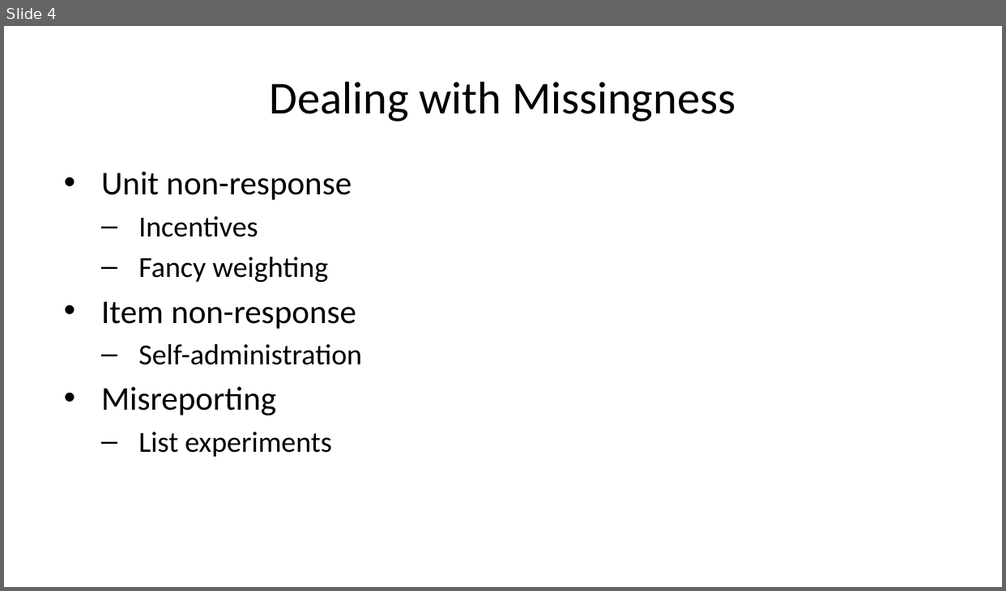
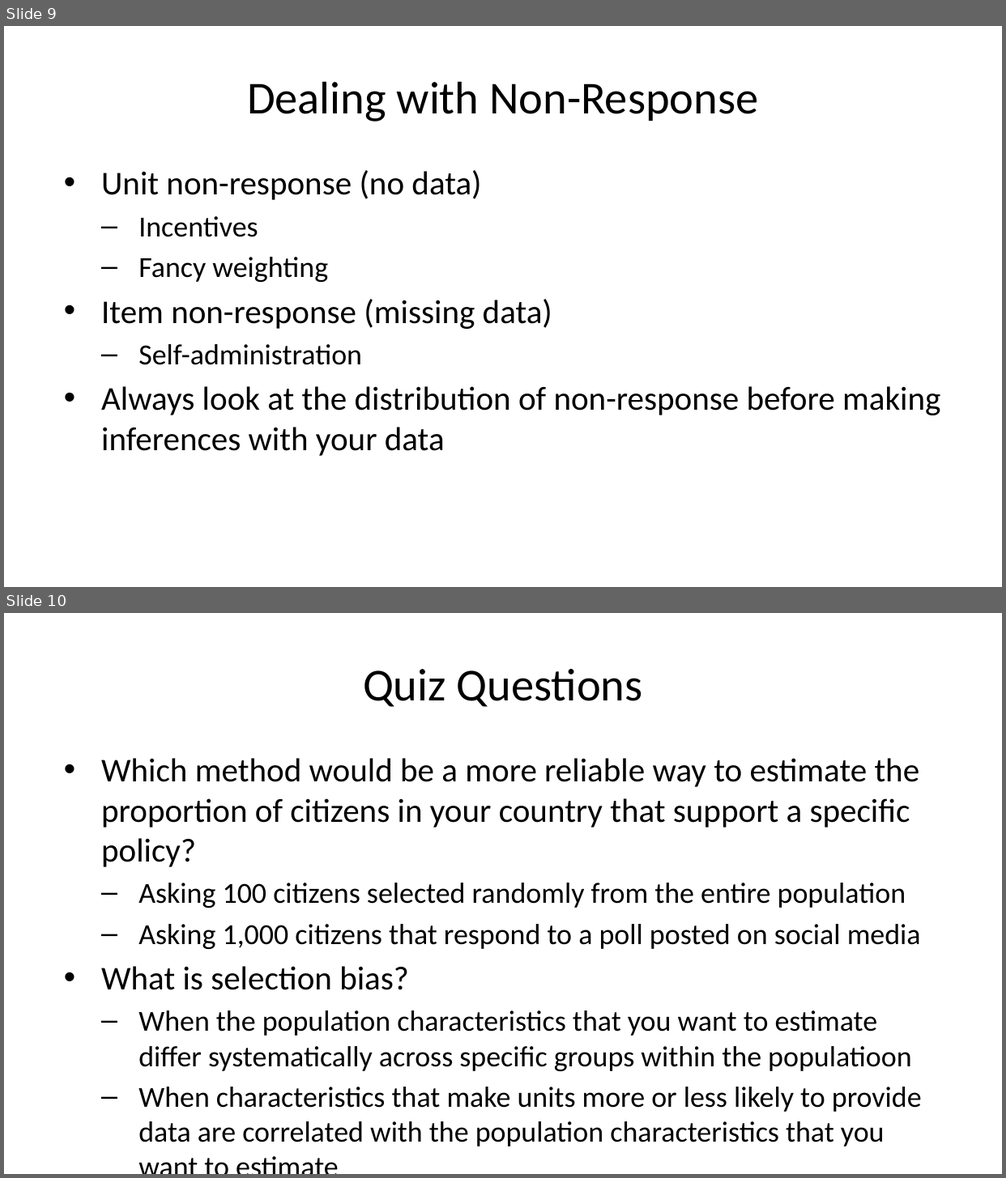
Before and after one commit to jrspringman/psci3200-globaldev, a slide deck: docs/slides/lees-sampling.pptx. Shown one above the other, each under a label of ours: slide 4 before the commit, slides 9 and 10 after it. The pictures are 1006x591 and 1006x1178 pixels, drawn with LibreOffice and Linux fonts; fonts in the diff are those of the drawing. Boxes give left, top, right and bottom in pixels: in the first picture for what was removed or moved away, otherwise in the second. Text is boxed around its words. In the diff, an @@ line names an element or a change of style, - is before the commit and + after.

```diff
--- a/docs/slides/lees-sampling.pptx
+++ b/docs/slides/lees-sampling.pptx
@@ slide 10 added at (x1=4, y1=613, x2=1002, y2=1174), background #FFFFFF @@
@@ title added at (x1=363, y1=669, x2=643, y2=707), 33 pt, text #000000 @@
+Quiz Questions
@@ text added at (x1=101, y1=758, x2=922, y2=1147), 21 pt, text #000000 @@
+• Which method would be a more reliable way to estimate the proportion of citizens in your country that support a specific policy?
+  – Asking 100 citizens selected randomly from the entire population
+  – Asking 1,000 citizens that respond to a poll posted on social media
+• What is selection bias?
+  – When the population characteristics that you want to estimate differ systematically across specific groups within the populatioon
+  – When characteristics that make units more or less likely to provide data are correlated with the population characteristics that you want to estimate
@@ what was slide 4 is now slide 9 @@
@@ slide 9 changed as well @@
@@ title at (x1=247, y1=81, x2=758, y2=122): text changed @@
-Dealing with Missingness
+Dealing with Non-Response
@@ text at (x1=101, y1=170, x2=481, y2=200): text changed @@
-• Unit non-response
+• Unit non-response (no data)
@@ text at (x1=101, y1=299, x2=552, y2=329): text changed @@
-• Item non-response
+• Item non-response (missing data)
@@ text at (x1=101, y1=386, x2=940, y2=456): text changed; size 21 to 24 pt @@
-• Misreporting
-  – List experiments
+• Always look at the distribution of non-response before making inferences with your data
```
Also in this commit, not shown: 5 other slides changed, 3 other slides added, 3 slides removed, 7 other files.
